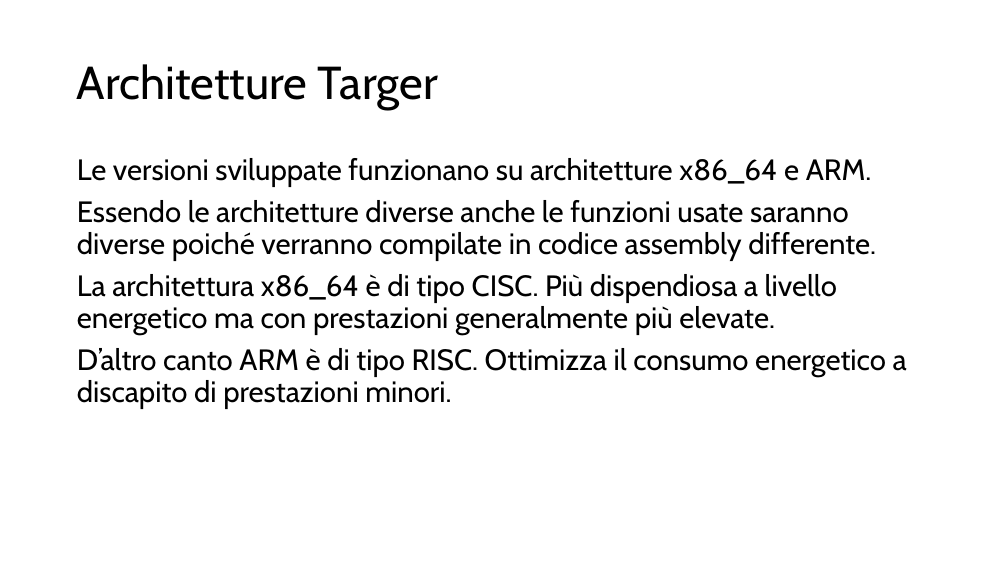
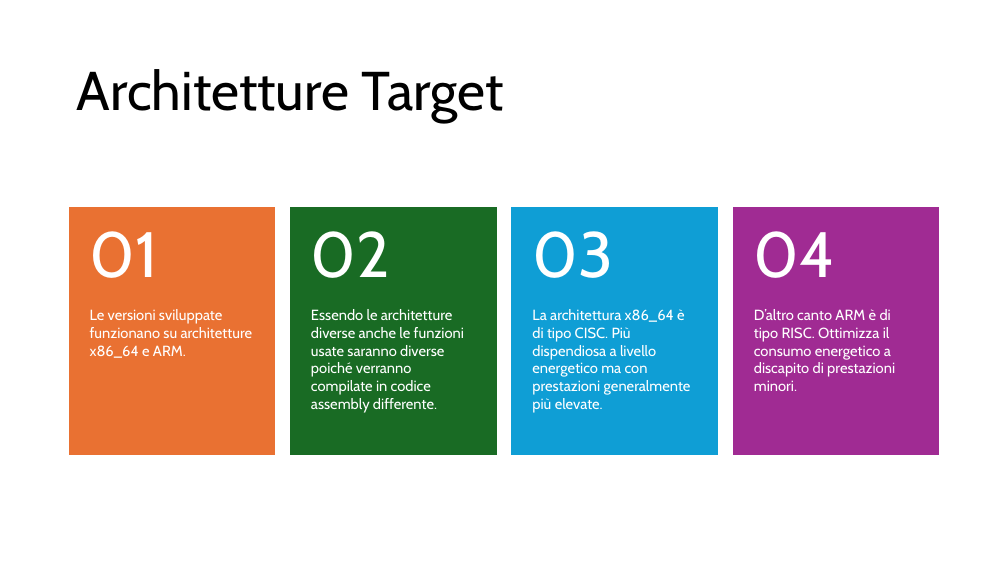
Before and after one commit to Ago19pc/keccak, a slide deck: slide 4 of PRESENTAZIONE.pptx. Drawn at 1008x567 pixels with LibreOffice and Linux fonts; fonts in the diff are those of the drawing. Boxes give left, top, right and bottom in pixels: in the first picture for what was removed or moved away, otherwise in the second. Text is boxed around its words. In the diff, an @@ line names an element or a change of style, - is before the commit and + after.

Commit message:
ppt

```diff
--- a/PRESENTAZIONE.pptx
+++ b/PRESENTAZIONE.pptx
@@ title at bbox=[77, 69, 505, 122]: text changed; size 44 to 52 pt @@
-Architetture Targer
+Architetture Target
@@ text removed at bbox=[77, 158, 907, 409] @@
-Le versioni sviluppate funzionano su architetture x86_64 e ARM.
-Essendo le architetture diverse anche le funzioni usate saranno diverse poiché verranno compilate in codice assembly differente.
-La architettura x86_64 è di tipo CISC. Più dispendiosa a livello energetico ma con prestazioni generalmente più elevate.
-D’altro canto ARM è di tipo RISC. Ottimizza il consumo energetico a discapito di prestazioni minori.
@@ group added at bbox=[70, 208, 938, 454]: 8 texts, 4 rectangles @@
+Le versioni sviluppate funzionano su architetture x86_64 e ARM.
+01
+Essendo le architetture diverse anche le funzioni usate saranno diverse poiché verranno compilate in codice assembly differente.
+02
+La architettura x86_64 è di tipo CISC. Più dispendiosa a livello energetico ma con prestazioni generalmente più elevate.
+03
+D’altro canto ARM è di tipo RISC. Ottimizza il consumo energetico a discapito di prestazioni minori.
+04
```
Also in this commit, not shown: 2 other slides changed, 5 slides added, 4 slides removed, 1 other file.
